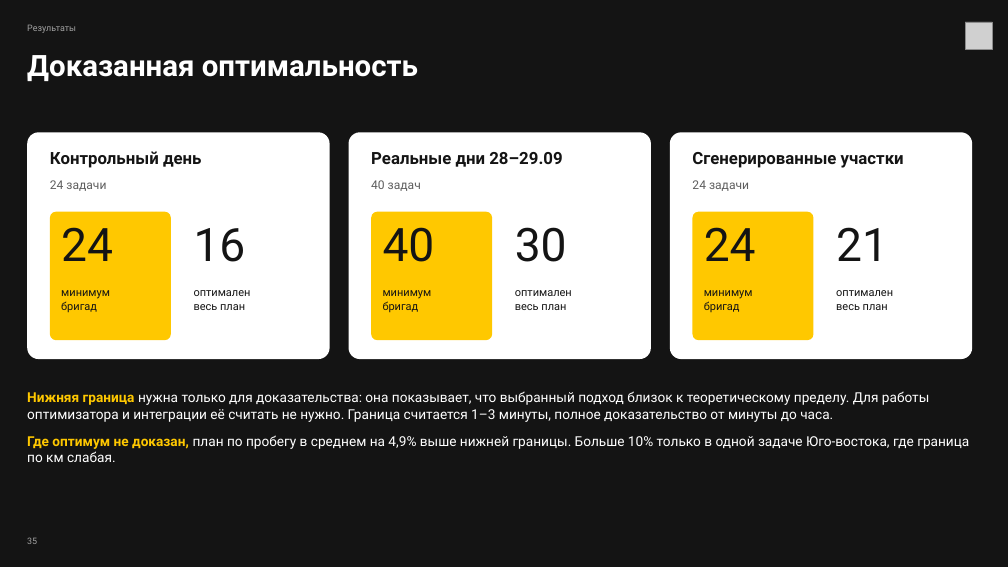
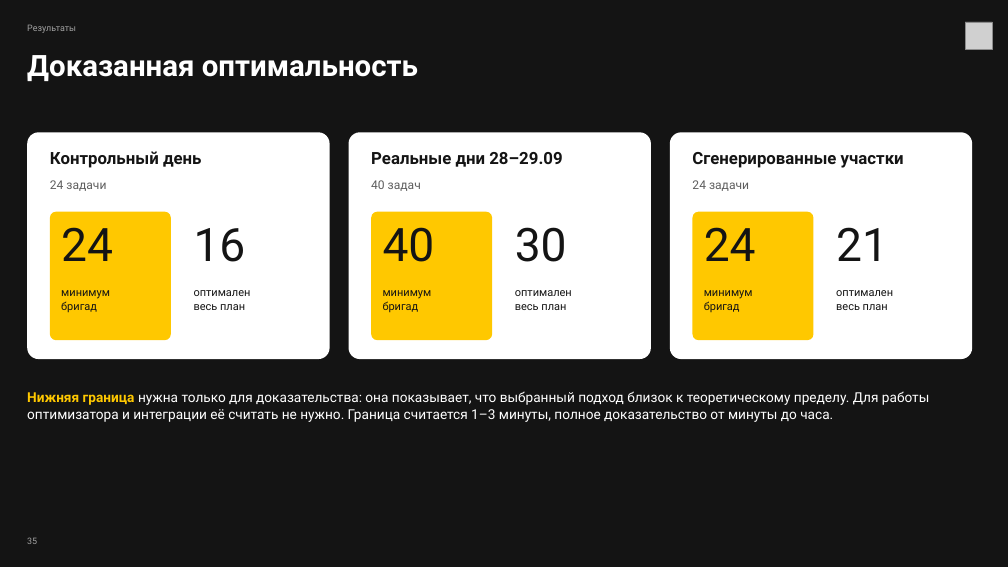
Before and after one commit to Nikitosh/RouteDispatcher, a slide deck: slide 30 of presentation/presentation_trdelnik_2_основная.pptx. Drawn at 1008x567 pixels with LibreOffice and Linux fonts; fonts in the diff are those of the drawing; grey boxes stand for pictures. Boxes give left, top, right and bottom in pixels: in the first picture for what was removed or moved away, otherwise in the second. Text is boxed around its words. In the diff, an @@ line names an element or a change of style, - is before the commit and + after.

```diff
--- a/presentation/presentation_trdelnik_2_основная.pptx
+++ b/presentation/presentation_trdelnik_2_основная.pptx
@@ text at (27,435,969,462): paragraph removed @@
-Где оптимум не доказан, план по пробегу в среднем на 4,9% выше нижней границы. Больше 10% только в одной задаче Юго-востока, где граница по км слабая.
```
Also in this commit, not shown: 8 other files.
